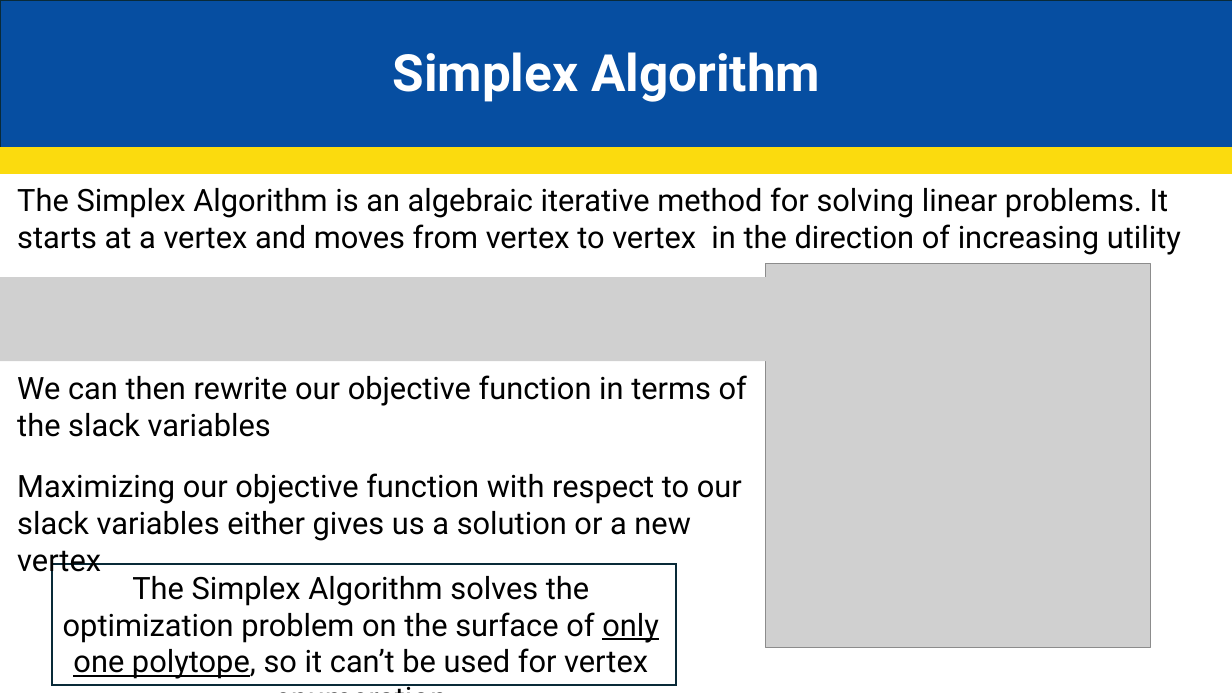
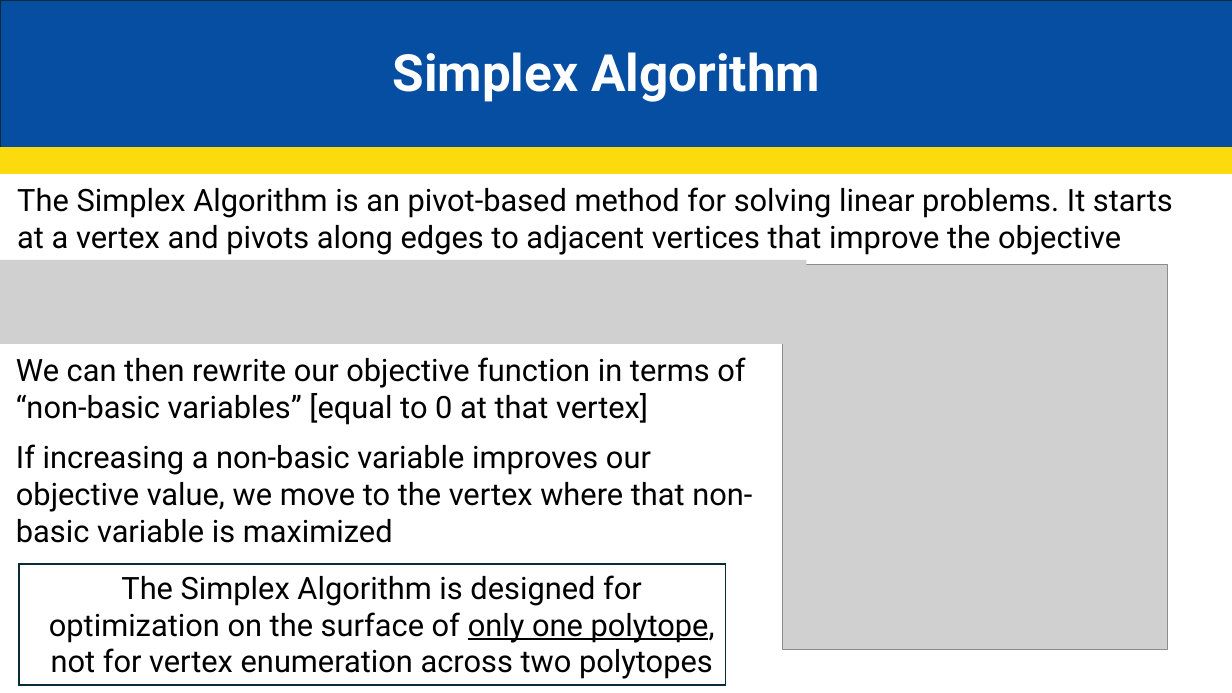
Before and after one commit to JakeCisc210/Candidacy, a slide deck: slide 26 of Reading Course/Presentations/Even More Game Theory.pptx. Drawn at 1232x693 pixels with LibreOffice and Linux fonts; fonts in the diff are those of the drawing; grey boxes stand for pictures. Boxes give left, top, right and bottom in pixels: in the first picture for what was removed or moved away, otherwise in the second. Text is boxed around its words. In the diff, an @@ line names an element or a change of style, - is before the commit and + after.

```diff
--- a/Reading Course/Presentations/Even More Game Theory.pptx
+++ b/Reading Course/Presentations/Even More Game Theory.pptx
@@ text at [17,187,1173,260]: text changed @@
-  The Simplex Algorithm is an algebraic iterative method for solving linear problems. It starts at a vertex and moves from vertex to vertex in the direction of increasing utility
+  The Simplex Algorithm is an pivot-based method for solving linear problems. It starts at a vertex and pivots along edges to adjacent vertices that improve the objective value
@@ picture: place and size @@
-picture at [0,277,808,361]
+picture at [0,260,806,344]
@@ picture: place and size @@
-picture at [766,263,1151,648]
+picture at [783,264,1167,649]
@@ text at [16,357,745,425]: text changed @@
-  We can then rewrite our objective function in terms of the slack variables
+  We can then rewrite our objective function in terms of “non-basic variables” [equal to 0 at that vertex]
@@ text at [16,444,752,543]: text changed @@
-  Maximizing our objective function with respect to our slack variables either gives us a solution or a new vertex
+  If increasing a non-basic variable improves our objective value, we move to the vertex where that non-basic variable is maximized
@@ rectangle: place and size @@
-rectangle at [53,564,677,685]
+rectangle at [19,564,726,685]
@@ text at [49,575,715,679]: text changed @@
-  The Simplex Algorithm solves the optimization problem on the surface of only one polytope, so it can’t be used for vertex enumeration
+  The Simplex Algorithm is designed for optimization on the surface of only one polytope, not for vertex enumeration across two polytopes
```
Also in this commit, not shown: 2 other slides changed.
